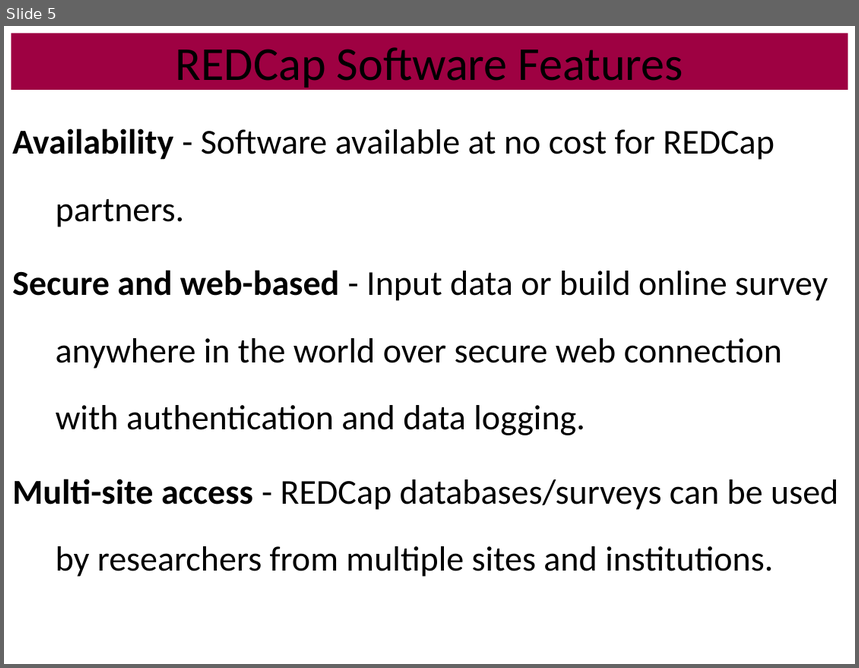
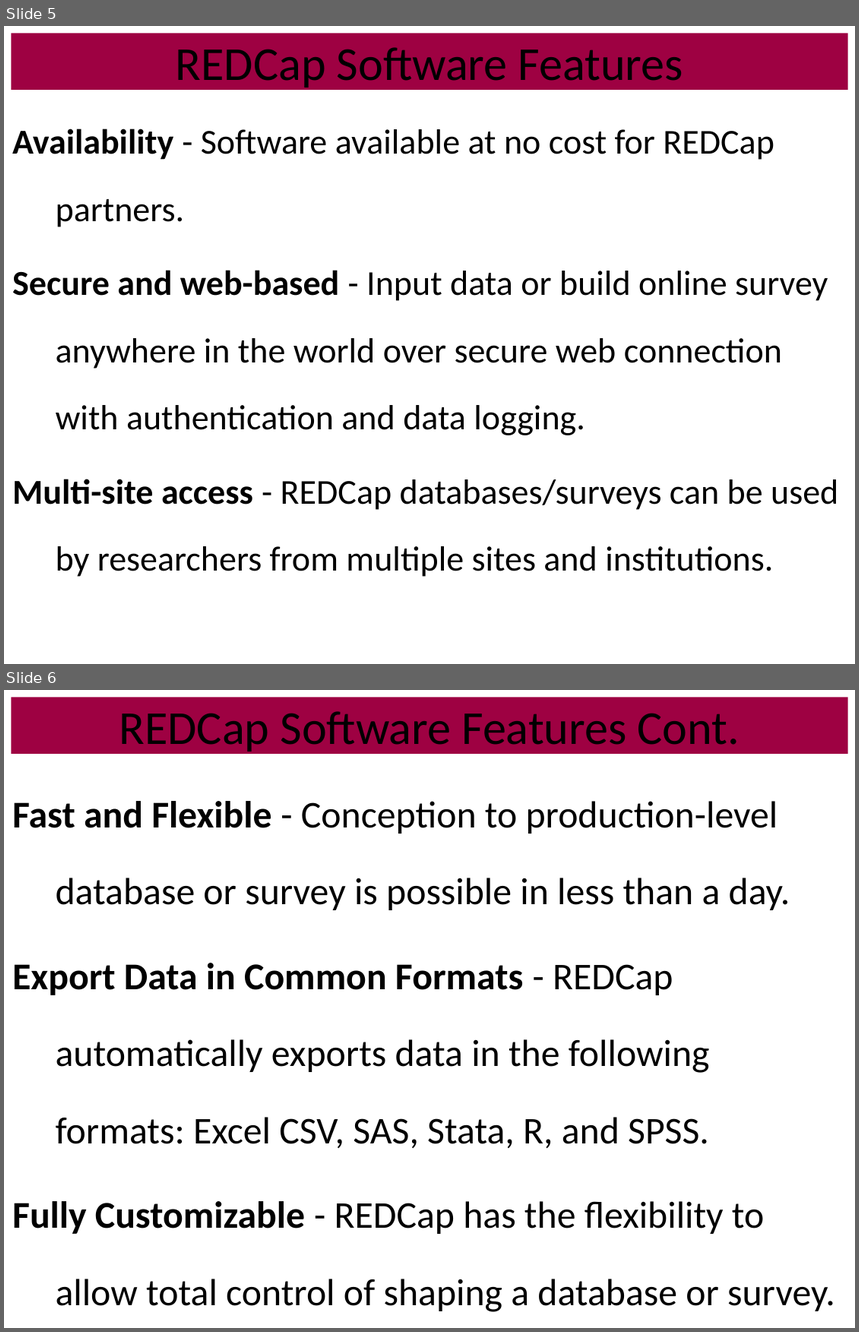
Before and after one commit to OuhscBbmc/RedcapExamplesAndPatterns, a slide deck: Publications/Presentation2013-11-R21HIV-RFBS Project design/REDCap-ThomasAndDavid.pptx. Shown one above the other, each under a label of ours: slide 5 before the commit, slides 5 and 6 after it. The pictures are 859x668 and 859x1332 pixels, drawn with LibreOffice and Linux fonts; fonts in the diff are those of the drawing. Boxes give left, top, right and bottom in pixels: in the first picture for what was removed or moved away, otherwise in the second. Text is boxed around its words. In the diff, an @@ line names an element or a change of style, - is before the commit and + after.

```diff
--- a/Publications/Presentation2013-11-R21HIV-RFBS Project design/REDCap-ThomasAndDavid.pptx
+++ b/Publications/Presentation2013-11-R21HIV-RFBS Project design/REDCap-ThomasAndDavid.pptx
@@ slide 6 added at (4, 690, 855, 1328), background #FFFFFF @@
@@ title added at (11, 697, 848, 754), fill #9E0142, 40 pt, text #000000 @@
+REDCap Software Features Cont.
@@ text added at (12, 801, 835, 1312), 32 pt, text #000000 @@
+Fast and Flexible - Conception to production-level database or survey is possible in less than a day.
+Export Data in Common Formats - REDCap automatically exports data in the following formats: Excel CSV, SAS, Stata, R, and SPSS.
+Fully Customizable - REDCap has the flexibility to allow total control of shaping a database or survey.
```
Also in this commit, not shown: 3 slides changed, 2 other slides added.
